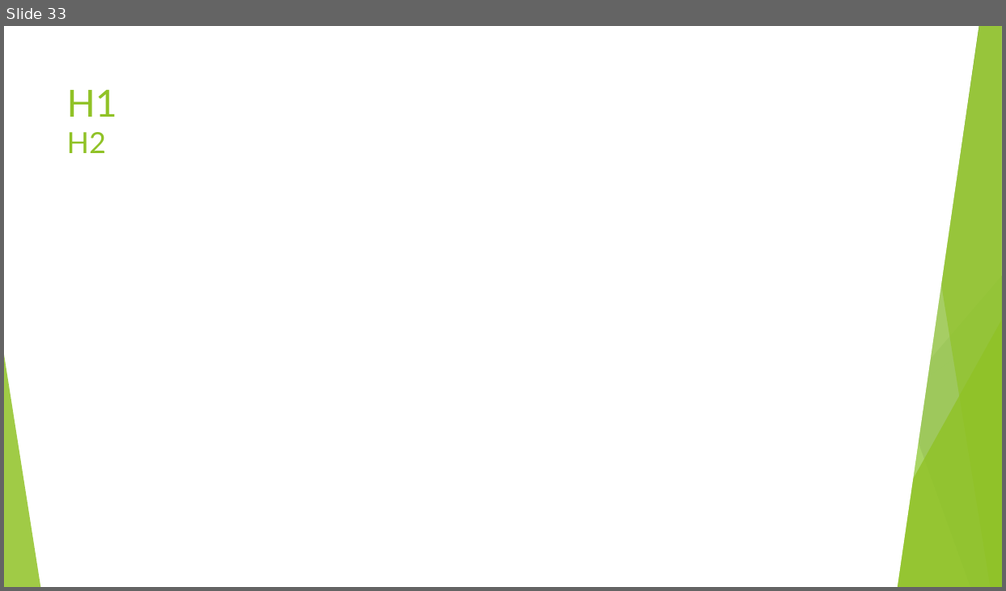
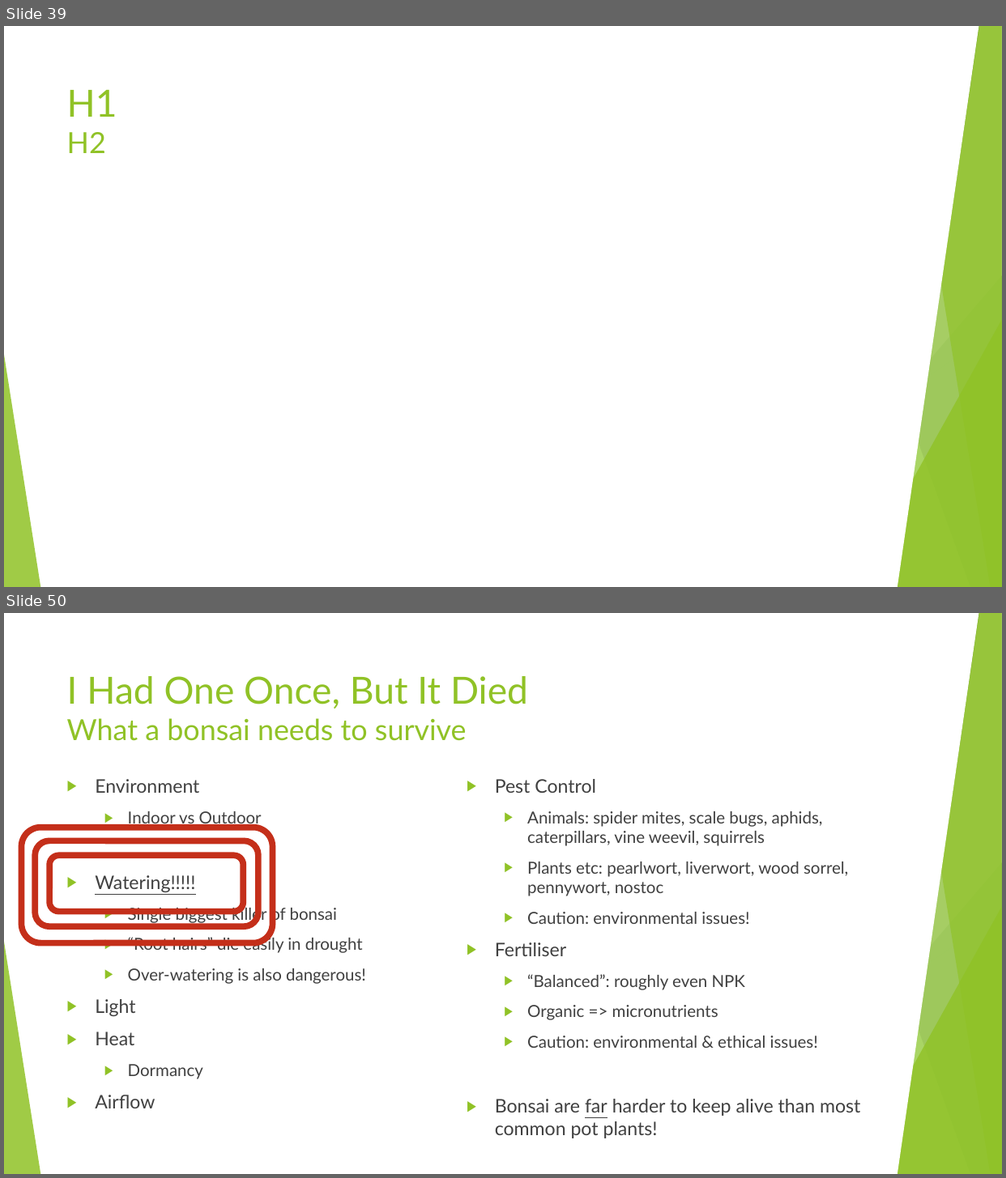
Before and after one commit to AlexLabram/Bonsai, a slide deck: Courseware/Bonsai On A Budget (running).pptx. Shown one above the other, each under a label of ours: slide 33 before the commit, slides 39 and 50 after it; the slides between them are not shown. The pictures are 1006x591 and 1006x1178 pixels, drawn with LibreOffice and Linux fonts; fonts in the diff are those of the drawing. Boxes give left, top, right and bottom in pixels: in the first picture for what was removed or moved away, otherwise in the second. Text is boxed around its words. In the diff, an @@ line names an element or a change of style, - is before the commit and + after.

Commit message:
Added "situationals" section
Added first pass of "clear / chop / control / continue" summary
Forgot to add indicator of where work is being done at each phase - add later!

```diff
--- a/Courseware/Bonsai On A Budget (running).pptx
+++ b/Courseware/Bonsai On A Budget (running).pptx
@@ slide 50 added at (4, 613, 1002, 1174), background #FFFFFF; not listed: 10 template elements that a slide beside it also shows @@
@@ parallelogram added at (563, 613, 978, 1174), fill #FFFFFF, outline #FFFFFF 1.5 pt @@
@@ title added at (67, 676, 528, 741), 28 pt, text #90C226 @@
+I Had One Once, But It Died
+What a bonsai needs to survive
@@ text added at (95, 779, 366, 1109), 16 pt, text #404040 @@
+▶ Environment
+  ▶ Indoor vs Outdoor
+▶ Watering!!!!!
+  ▶ Single biggest killer of bonsai
+  ▶ “Root hairs” die easily in drought
+  ▶ Over-watering is also dangerous!
+▶ Light
+▶ Heat
+  ▶ Dormancy
+▶ Airflow
@@ text added at (495, 779, 860, 1139), 16 pt, text #404040 @@
+▶ Pest Control
+  ▶ Animals: spider mites, scale bugs, aphids, caterpillars, vine weevil, squirrels
+  ▶ Plants etc: pearlwort, liverwort, wood sorrel, pennywort, nostoc
+  ▶ Caution: environmental issues!
+▶ Fertiliser
+  ▶ “Balanced”: roughly even NPK
+  ▶ Organic => micronutrients
+  ▶ Caution: environmental & ethical issues!
+▶ Bonsai are far harder to keep alive than most common pot plants!
@@ rounded rectangle added at (21, 827, 273, 943), outline #C42F1A 6 pt @@
@@ rounded rectangle added at (35, 841, 258, 927), outline #C42F1A 6 pt @@
@@ rounded rectangle added at (49, 855, 244, 912), outline #C42F1A 6 pt @@
@@ what was slide 33 is now slide 39 @@
```
Also in this commit, not shown: 2 slides changed, 11 other slides added.
